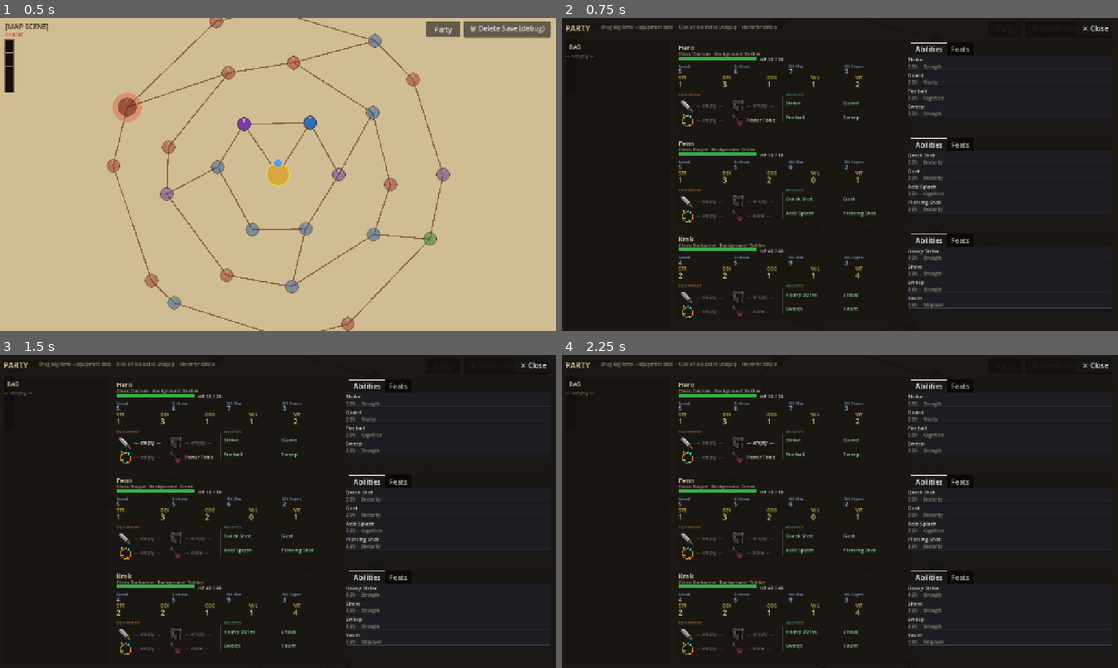
Above: before the commit, frames 1-4 (two rows, left to right).
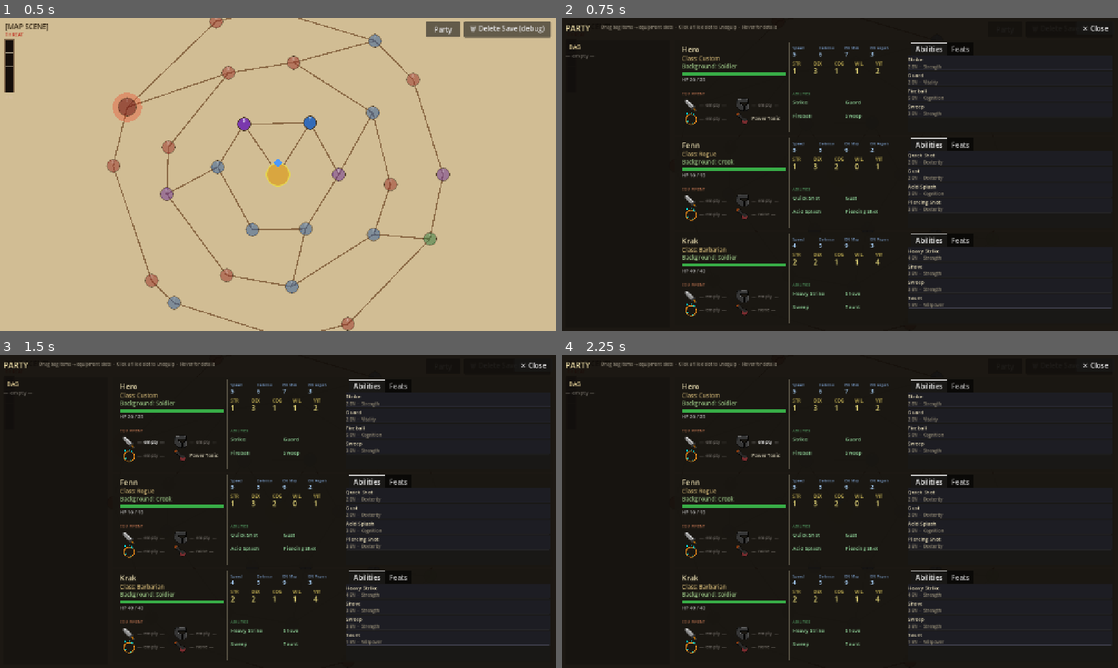
Above: after the commit, the same moments.

Repository: caleb-the-dev/RogueFinder
Game: Godot game, scene res://main.tscn
The game is run twice, just before and just after one commit, with the same random seed, the same clock (stepped at 60 frames per second) and the same inputs.
Inputs:
- Up to frame 1 (0.5 s): no input
- Up to frame 2 (0.75 s): click "Party" at 0.5 s
- Up to frame 3 (1.5 s): click "— empty —" at 1.25 s
- Up to frame 4 (2.25 s): click "— empty —" at 2 s

Frame 1 is identical in both runs. In frame 2, 5.3% of the frame differs, in the area x 21-59%, y 7-98%; in frame 3, 5.4%; in frame 4, 5.4%.

Commit message:
feat(ui): party sheet — 4-quadrant card layout with full separators
Restructures left card area into 4 quadrants (full-height vertical + full-width
horizontal dividers):
- TOP-LEFT:     Name (17px) / Class / Background (prominent, separate lines) / HP bar
- TOP-RIGHT:    Derived stats (blue) + base attributes (yellow)
- BOTTOM-LEFT:  Equipment 2x2 (red)
- BOTTOM-RIGHT: Slotted abilities 2x2 (green)

Co-Authored-By: Claude Sonnet 4.6 <noreply@anthropic.com>

Diff:
--- a/rogue-finder/scripts/party/PartySheet.gd
+++ b/rogue-finder/scripts/party/PartySheet.gd
@@ -3,9 +3,8 @@
 
 ## --- PartySheet ---
 ## Full-screen overlay: LEFT = inventory bag (drag source),
-## MIDDLE = member cards (stats left, pool tabs right),
-## Each card: header → HP → BLUE derived → YELLOW attrs → RED equip | GREEN slotted.
-## Purple tab panel on right side: Abilities pool / Feats (placeholder).
+## MIDDLE = member cards (4 quadrants: name/hp | stats | equip | abilities),
+## RIGHT = ability pool tabs (Abilities / Feats).
 ## Layer 20 — above all other UI.
 
 const VIEWPORT_W:    float = 1280.0
@@ -22,17 +21,17 @@
 const MID_X:         float = LEFT_X + LEFT_W + COL_GAP    ## = 258
 const MID_W:         float = VIEWPORT_W - MID_X - SIDE_M  ## = 1014
 
-## Within each member card: stats+gear left portion, ability pool tabs right portion
+## Within each member card: left 4-quadrant area | right ability pool tabs
 const STATS_BG_W:    float = 530.0
-const ABIL_OFFSET:   float = 534.0   ## x offset within card for tab panel
+const ABIL_OFFSET:   float = 534.0
 const ABIL_BG_W:     float = MID_W - ABIL_OFFSET  ## = 480
 
-## Member row sizing — must fit 3 cards + 2 gaps in (VIEWPORT_H - CONTENT_TOP)
+## Member row sizing
 const MEMBER_H:      float = 215.0
 const MEMBER_GAP:    float = 5.0
 const CONTENT_TOP:   float = HEADER_H + SIDE_M
 
-## Slot type sentinels (equipment uses EquipmentData.Slot values 0/1/2)
+## Slot type sentinels
 const SLOT_CONSUMABLE: int = 99
 
 ## Slot icon paths
@@ -172,7 +171,6 @@
 	hbox.add_theme_constant_override("separation", 4)
 	row.add_child(hbox)
 
-	# Type icon
 	var icon_tex: Texture2D
 	if is_equipment:
 		var eq: EquipmentData = EquipmentLibrary.get_equipment(item["id"])
@@ -216,7 +214,6 @@
 
 	parent.add_child(row)
 
-	# Tooltip: full item details
 	var tip: String
 	if is_equipment:
 		var eq: EquipmentData = EquipmentLibrary.get_equipment(item["id"])
@@ -230,7 +227,6 @@
 		]
 	row.tooltip_text = tip
 
-	# Drag forwarding — returns item dict as payload
 	row.set_drag_forwarding(
 		func(_at: Vector2) -> Variant:
 			var preview := Label.new()
@@ -246,7 +242,6 @@
 ## --- Member Card ---
 
 func _build_member_card(parent: Control, member: CombatantData, pos: Vector2, member_idx: int) -> void:
-	# Card background
 	var card_bg := ColorRect.new()
 	card_bg.position = pos
 	card_bg.size = Vector2(MID_W, MEMBER_H)
@@ -255,7 +250,7 @@
 	card_bg.mouse_filter = Control.MOUSE_FILTER_IGNORE
 	parent.add_child(card_bg)
 
-	# Vertical divider between left stats area and right tab panel
+	# Divider between left quadrant area and right tab panel
 	var divider := ColorRect.new()
 	divider.color = Color(0.28, 0.24, 0.18, 0.60)
 	divider.position = pos + Vector2(ABIL_OFFSET - 2.0, 4.0)
@@ -267,46 +262,74 @@
 	_build_ability_pool_tabs(parent, member, pos)
 
 ## --- Stats + Gear (left portion of card) ---
-## Layout top-to-bottom:
-##   Header (name, class/bg, HP bar)
-##   BLUE row: derived stats (Speed, Defense, EN Max, EN Regen)
-##   YELLOW row: base attributes (STR DEX COG WIL VIT)
-##   RED + GREEN row: equipment 2×2 grid (left) | 4 slotted abilities (right)
+## 4 quadrants separated by a full-height vertical + full-width horizontal divider:
+##   TOP-LEFT:     Name (prominent) / Class / Background / HP bar
+##   TOP-RIGHT:    Derived stats (BLUE) + Base attributes (YELLOW)
+##   BOTTOM-LEFT:  Equipment 2×2 grid (RED)
+##   BOTTOM-RIGHT: Slotted abilities 2×2 grid (GREEN)
 
 func _build_stats_gear(parent: Control, member: CombatantData, card_pos: Vector2, member_idx: int) -> void:
-	var x: float = card_pos.x + 10.0
+	var x: float       = card_pos.x + 10.0
 	var inner_w: float = STATS_BG_W - 20.0   ## = 510
-	var y: float = card_pos.y + 5.0
-	var is_dead: bool = member.is_dead
-
-	# --- Name ---
+	var is_dead: bool  = member.is_dead
+	var half_w: float  = inner_w * 0.5        ## = 255
+	var mid_y: float   = card_pos.y + 108.0   ## horizontal divider y
+	var sep_color: Color = Color(0.55, 0.52, 0.44, 0.50)
+
+	# Full-card quadrant separators
+	var vsep := ColorRect.new()
+	vsep.color = sep_color
+	vsep.position = Vector2(x + half_w, card_pos.y + 4.0)
+	vsep.size = Vector2(1.0, MEMBER_H - 8.0)
+	vsep.mouse_filter = Control.MOUSE_FILTER_IGNORE
+	parent.add_child(vsep)
+
+	var hsep := ColorRect.new()
+	hsep.color = sep_color
+	hsep.position = Vector2(x, mid_y)
+	hsep.size = Vector2(inner_w, 1.0)
+	hsep.mouse_filter = Control.MOUSE_FILTER_IGNORE
+	parent.add_child(hsep)
+
+	# === TOP LEFT: Name / Class / Background / HP ===
+	var tl_x: float = x + 8.0
+	var tl_y: float = card_pos.y + 8.0
+	var tl_w: float = half_w - 16.0   ## = 239
+
 	var name_lbl := Label.new()
 	name_lbl.text = member.character_name + (" [DEFEATED]" if is_dead else "")
-	name_lbl.position = Vector2(x, y)
-	name_lbl.add_theme_font_size_override("font_size", 15)
+	name_lbl.position = Vector2(tl_x, tl_y)
+	name_lbl.add_theme_font_size_override("font_size", 17)
 	name_lbl.add_theme_color_override("font_color",
 		Color(0.72, 0.12, 0.08) if is_dead else Color(0.95, 0.90, 0.72))
 	parent.add_child(name_lbl)
-	y += 18.0
-
-	# --- Class + Background ---
+	tl_y += 24.0
+
+	var class_lbl := Label.new()
+	class_lbl.text = "Class: %s" % member.unit_class
+	class_lbl.position = Vector2(tl_x, tl_y)
+	class_lbl.add_theme_font_size_override("font_size", 13)
+	class_lbl.add_theme_color_override("font_color",
+		Color(0.78, 0.68, 0.44).lerp(Color(0.4, 0.4, 0.4), 0.5 if is_dead else 0.0))
+	parent.add_child(class_lbl)
+	tl_y += 18.0
+
 	var bg_text: String = member.background if member.background != "" else "—"
-	var meta_lbl := Label.new()
-	meta_lbl.text = "Class: %s   Background: %s" % [member.unit_class, bg_text]
-	meta_lbl.position = Vector2(x, y)
-	meta_lbl.add_theme_font_size_override("font_size", 11)
-	meta_lbl.add_theme_color_override("font_color",
-		Color(0.65, 0.62, 0.54).lerp(Color(0.4, 0.4, 0.4), 0.5 if is_dead else 0.0))
-	parent.add_child(meta_lbl)
-	y += 14.0
-
-	# --- HP Bar (short — 180px) + HP text ---
-	var bar_w: float = 180.0
+	var bg_lbl := Label.new()
+	bg_lbl.text = "Background: %s" % bg_text
+	bg_lbl.position = Vector2(tl_x, tl_y)
+	bg_lbl.add_theme_font_size_override("font_size", 13)
+	bg_lbl.add_theme_color_override("font_color",
+		Color(0.58, 0.74, 0.50).lerp(Color(0.4, 0.4, 0.4), 0.5 if is_dead else 0.0))
+	parent.add_child(bg_lbl)
+	tl_y += 22.0
+
+	var bar_w: float   = tl_w
 	var hp_fill: float = float(member.current_hp) / float(max(member.hp_max, 1))
 	var bar_bg := ColorRect.new()
 	bar_bg.color = Color(0.12, 0.06, 0.06)
 	bar_bg.size = Vector2(bar_w, 8.0)
-	bar_bg.position = Vector2(x, y)
+	bar_bg.position = Vector2(tl_x, tl_y)
 	bar_bg.mouse_filter = Control.MOUSE_FILTER_IGNORE
 	parent.add_child(bar_bg)
 	if hp_fill > 0.0:
@@ -314,32 +337,37 @@
 		var bar_fill := ColorRect.new()
 		bar_fill.color = fc
 		bar_fill.size = Vector2(bar_w * hp_fill, 8.0)
-		bar_fill.position = Vector2(x, y)
+		bar_fill.position = Vector2(tl_x, tl_y)
 		bar_fill.mouse_filter = Control.MOUSE_FILTER_IGNORE
 		parent.add_child(bar_fill)
+	tl_y += 10.0
 	var hp_lbl := Label.new()
 	hp_lbl.text = "HP %d / %d" % [member.current_hp, member.hp_max]
-	hp_lbl.position = Vector2(x + bar_w + 8.0, y - 1.0)
+	hp_lbl.position = Vector2(tl_x, tl_y)
 	hp_lbl.add_theme_font_size_override("font_size", 11)
 	hp_lbl.add_theme_color_override("font_color",
-		Color(0.75, 0.75, 0.75).lerp(Color(0.4, 0.4, 0.4), 0.5 if is_dead else 0.0))
+		Color(0.70, 0.70, 0.70).lerp(Color(0.4, 0.4, 0.4), 0.5 if is_dead else 0.0))
 	parent.add_child(hp_lbl)
-	y += 14.0
-
-	# --- BLUE: Derived Stats ---
+
+	# === TOP RIGHT: Derived Stats (BLUE) + Base Attributes (YELLOW) ===
+	var tr_x: float = x + half_w + 8.0
+	var tr_w: float = half_w - 16.0   ## = 239
+	var tr_y: float = card_pos.y + 10.0
+
+	# Derived stats — 4 columns
 	var derived_defs: Array = [
 		["Speed",    str(member.speed),        "Speed\nMovement cells per turn.\n= 2 + DEX + gear bonuses"],
 		["Defense",  str(member.defense),      "Defense\nDamage reduction.\n= armor_defense + gear bonuses"],
 		["EN Max",   str(member.energy_max),   "Energy Max\nTotal energy pool.\n= 5 + VIT + gear bonuses"],
 		["EN Regen", str(member.energy_regen), "Energy Regen\nEnergy restored at turn start.\n= 2 + WIL + gear bonuses"],
 	]
-	var dcol_w: float = inner_w / float(derived_defs.size())
+	var dcol_w: float = tr_w / float(derived_defs.size())
 	for i in range(derived_defs.size()):
 		var dd: Array = derived_defs[i]
-		var dx: float = x + float(i) * dcol_w
+		var dx: float = tr_x + float(i) * dcol_w
 		var dlbl := Label.new()
 		dlbl.text = dd[0]
-		dlbl.position = Vector2(dx, y + 1.0)
+		dlbl.position = Vector2(dx, tr_y)
 		dlbl.add_theme_font_size_override("font_size", 9)
 		dlbl.add_theme_color_override("font_color",
 			Color(0.48, 0.62, 0.80).lerp(Color(0.35, 0.35, 0.35), 0.5 if is_dead else 0.0))
@@ -348,16 +376,16 @@
 		parent.add_child(dlbl)
 		var dval := Label.new()
 		dval.text = dd[1]
-		dval.position = Vector2(dx, y + 11.0)
-		dval.add_theme_font_size_override("font_size", 13)
+		dval.position = Vector2(dx, tr_y + 11.0)
+		dval.add_theme_font_size_override("font_size", 14)
 		dval.add_theme_color_override("font_color",
 			Color(0.68, 0.84, 1.00).lerp(Color(0.40, 0.40, 0.40), 0.5 if is_dead else 0.0))
 		dval.tooltip_text = dd[2]
 		dval.mouse_filter = Control.MOUSE_FILTER_PASS
 		parent.add_child(dval)
-	y += 26.0
-
-	# --- YELLOW: Base Attributes (5 columns) ---
+	tr_y += 36.0
+
+	# Base attributes — 5 columns
 	var attr_defs: Array = [
 		["STR", member.strength,  "Strength\nDrives physical power. Used in attack formulas."],
 		["DEX", member.dexterity, "Dexterity\nSpeed = 2 + DEX cells of movement per turn."],
@@ -365,13 +393,13 @@
 		["WIL", member.willpower, "Willpower\nEnergy Regen = 2 + WIL energy restored each turn."],
 		["VIT", member.vitality,  "Vitality\nHP Max = 10 × VIT.  Energy Max = 5 + VIT."],
 	]
-	var col_w: float = inner_w / float(attr_defs.size())
+	var acol_w: float = tr_w / float(attr_defs.size())
 	for i in range(attr_defs.size()):
 		var ad: Array = attr_defs[i]
-		var ax: float = x + float(i) * col_w
+		var ax: float = tr_x + float(i) * acol_w
 		var abbr := Label.new()
 		abbr.text = ad[0]
-		abbr.position = Vector2(ax, y + 1.0)
+		abbr.position = Vector2(ax, tr_y)
 		abbr.add_theme_font_size_override("font_size", 10)
 		abbr.add_theme_color_override("font_color",
 			Color(0.80, 0.72, 0.34).lerp(Color(0.35, 0.35, 0.35), 0.5 if is_dead else 0.0))
@@ -380,75 +408,49 @@
 		parent.add_child(abbr)
 		var val := Label.new()
 		val.text = str(ad[1])
-		val.position = Vector2(ax, y + 12.0)
+		val.position = Vector2(ax, tr_y + 12.0)
 		val.add_theme_font_size_override("font_size", 16)
 		val.add_theme_color_override("font_color",
 			Color(0.98, 0.92, 0.52).lerp(Color(0.45, 0.45, 0.45), 0.5 if is_dead else 0.0))
 		val.tooltip_text = ad[2]
 		val.mouse_filter = Control.MOUSE_FILTER_PASS
 		parent.add_child(val)
-	y += 40.0
-
-	# --- RED Equipment + GREEN Slotted Abilities side by side ---
-	var equip_w: float  = inner_w * 0.46   ## ~234 px for equipment
-	var section_gap: float = 12.0
-	var abil_x: float   = x + equip_w + section_gap
-	var abil_w: float   = inner_w - equip_w - section_gap  ## remaining for slotted abilities
-
-	# Section headers
+
+	# === BOTTOM LEFT: Equipment 2×2 ===
+	var bl_x: float = x + 8.0
+	var bl_y: float = mid_y + 7.0
+	var bl_w: float = half_w - 16.0   ## = 239
+
 	var eq_hdr := Label.new()
 	eq_hdr.text = "EQUIPMENT"
-	eq_hdr.position = Vector2(x, y)
+	eq_hdr.position = Vector2(bl_x, bl_y)
 	eq_hdr.add_theme_font_size_override("font_size", 9)
 	eq_hdr.add_theme_color_override("font_color", Color(0.65, 0.40, 0.28))
 	parent.add_child(eq_hdr)
-
-	var ab_hdr := Label.new()
-	ab_hdr.text = "ABILITIES"
-	ab_hdr.position = Vector2(abil_x, y)
-	ab_hdr.add_theme_font_size_override("font_size", 9)
-	ab_hdr.add_theme_color_override("font_color", Color(0.32, 0.60, 0.38))
-	parent.add_child(ab_hdr)
-	y += 13.0
-
-	# Equipment 2×2 grid — second row has a slightly wider gap for breathing room
+	bl_y += 13.0
+
 	var slot_defs: Array = [
 		[ICON_WEAPON,    member.weapon,    "weapon",    EquipmentData.Slot.WEAPON,    "WEAPON"],
 		[ICON_ARMOR,     member.armor,     "armor",     EquipmentData.Slot.ARMOR,     "ARMOR"],
 		[ICON_ACCESSORY, member.accessory, "accessory", EquipmentData.Slot.ACCESSORY, "ACCESSORY"],
 		[ICON_CONSUMABLE,null,             "consumable",SLOT_CONSUMABLE,              "CONSUMABLE"],
 	]
-	var cell_w: float   = equip_w * 0.5
+	var cell_w: float   = bl_w * 0.5
 	var row_h: float    = 26.0
-	var row2_gap: float = 7.0   ## extra gap before second equipment row
+	var row2_gap: float = 5.0
 	var eq_row_y: Array = [0.0, 0.0, row_h + row2_gap, row_h + row2_gap]
 	var eq_col_x: Array = [0.0, cell_w, 0.0, cell_w]
 
-	# Thin quadrant separators (50% alpha) — vertical between equip/abilities, horizontal between rows
-	var sep_color: Color = Color(0.55, 0.52, 0.44, 0.50)
-	var vsep := ColorRect.new()
-	vsep.color = sep_color
-	vsep.position = Vector2(x + equip_w + section_gap * 0.5 - 0.5, y)
-	vsep.size = Vector2(1.0, row_h + row2_gap + row_h)
-	vsep.mouse_filter = Control.MOUSE_FILTER_IGNORE
-	parent.add_child(vsep)
-	var hsep := ColorRect.new()
-	hsep.color = sep_color
-	hsep.position = Vector2(x, y + row_h + row2_gap * 0.5 - 0.5)
-	hsep.size = Vector2(inner_w, 1.0)
-	hsep.mouse_filter = Control.MOUSE_FILTER_IGNORE
-	parent.add_child(hsep)
-
 	for i in range(slot_defs.size()):
-		var sd: Array         = slot_defs[i]
-		var icon_path: String = sd[0]
-		var eq: EquipmentData = sd[1]
+		var sd: Array          = slot_defs[i]
+		var icon_path: String  = sd[0]
+		var eq: EquipmentData  = sd[1]
 		var slot_field: String = sd[2]
-		var slot_type: int    = sd[3]
+		var slot_type: int     = sd[3]
 		var slot_label: String = sd[4]
 
-		var bx: float = x + eq_col_x[i]
-		var by: float = y + eq_row_y[i]
+		var bx: float = bl_x + eq_col_x[i]
+		var by: float = bl_y + eq_row_y[i]
 
 		var slot_btn := Button.new()
 		slot_btn.flat = true
@@ -507,20 +509,31 @@
 
 		parent.add_child(slot_btn)
 
-	# Slotted abilities (GREEN) — 4 named slots in a 2×2 grid beside equipment
-	var ab_cell_w: float = abil_w * 0.5 - 1.0
-	# index → [col_x_offset, row_y_offset]  (mirrors the equipment 2×2 layout)
+	# === BOTTOM RIGHT: Slotted Abilities 2×2 ===
+	var br_x: float = x + half_w + 8.0
+	var br_y: float = mid_y + 7.0
+	var br_w: float = half_w - 16.0   ## = 239
+
+	var ab_hdr := Label.new()
+	ab_hdr.text = "ABILITIES"
+	ab_hdr.position = Vector2(br_x, br_y)
+	ab_hdr.add_theme_font_size_override("font_size", 9)
+	ab_hdr.add_theme_color_override("font_color", Color(0.32, 0.60, 0.38))
+	parent.add_child(ab_hdr)
+	br_y += 13.0
+
+	var ab_cell_w: float = br_w * 0.5 - 1.0
 	var ab_offsets: Array = [
-		[0.0,          0.0],
-		[ab_cell_w + 2.0, 0.0],
-		[0.0,          row_h + row2_gap],
-		[ab_cell_w + 2.0, row_h + row2_gap],
+		[0.0,              0.0],
+		[ab_cell_w + 2.0,  0.0],
+		[0.0,              row_h + row2_gap],
+		[ab_cell_w + 2.0,  row_h + row2_gap],
 	]
 	for j in range(member.abilities.size()):
 		var ability_id: String = member.abilities[j]
-		var off: Array = ab_offsets[j]
-		var abx: float = abil_x + off[0]
-		var aby: float = y + off[1]
+		var off: Array  = ab_offsets[j]
+		var abx: float  = br_x + off[0]
+		var aby: float  = br_y + off[1]
 
 		if ability_id == "":
 			var empty_lbl := Label.new()
@@ -558,7 +571,6 @@
 		tabs.modulate = Color(0.55, 0.55, 0.55)
 	parent.add_child(tabs)
 
-	# --- Abilities tab: full ability pool ---
 	var abil_scroll := ScrollContainer.new()
 	abil_scroll.name = "Abilities"
 	abil_scroll.horizontal_scroll_mode = ScrollContainer.SCROLL_MODE_DISABLED
@@ -613,7 +625,6 @@
 			ab_sub.mouse_filter = Control.MOUSE_FILTER_IGNORE
 			inner.add_child(ab_sub)
 
-	# --- Feats tab: placeholder ---
 	var feats_panel := Control.new()
 	feats_panel.name = "Feats"
 	tabs.add_child(feats_panel)
